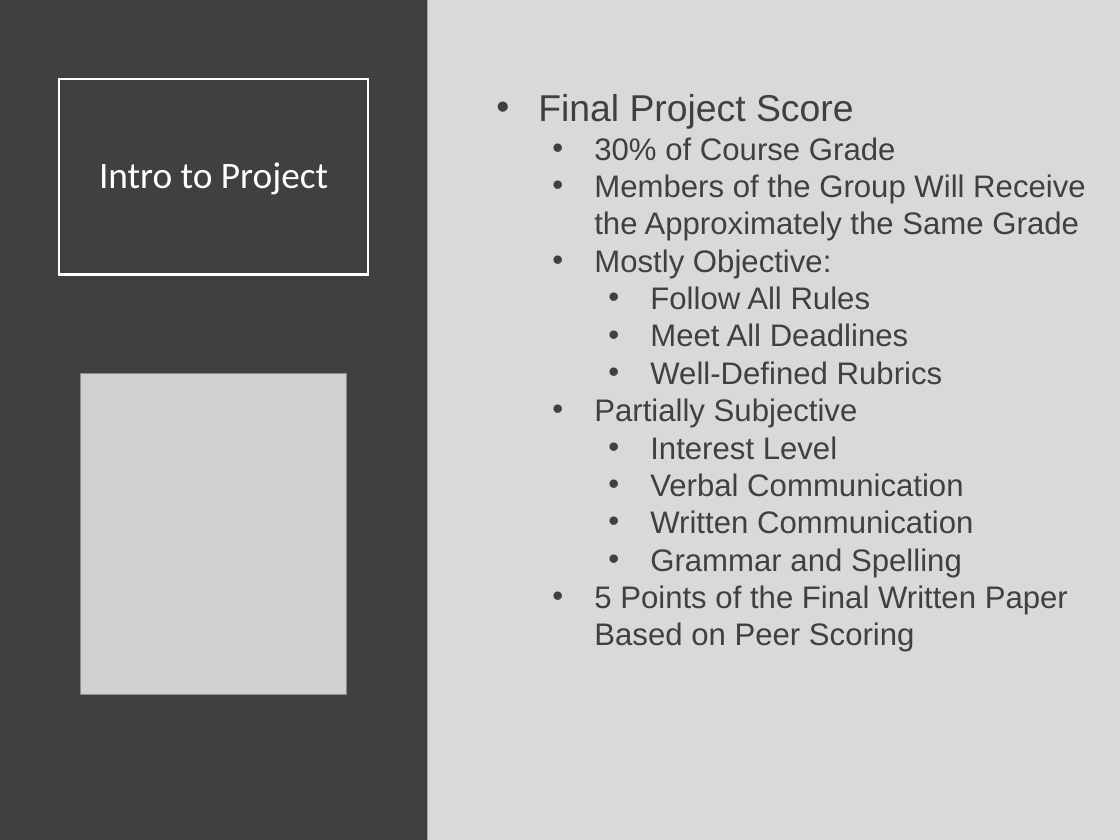
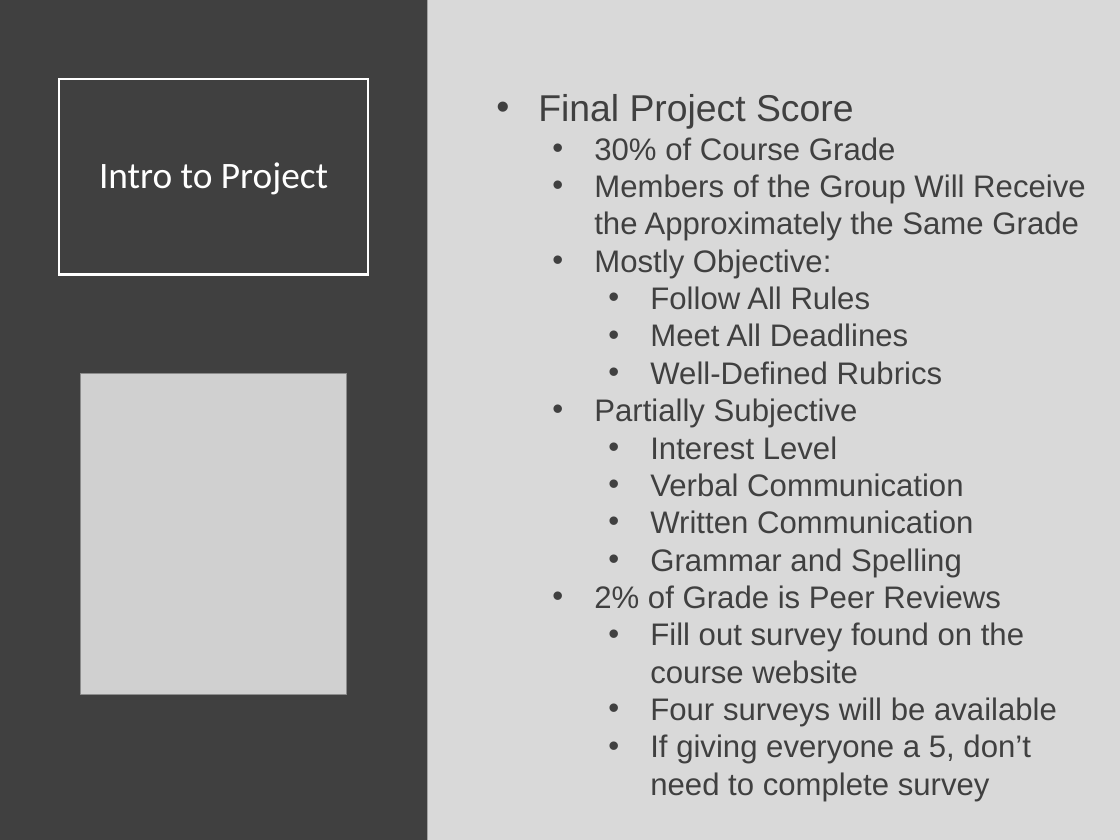
Before and after one commit to SuperMarioGiacomazzo/STOR320_WEBSITE, a slide deck: slide 4 of Lecture/Final Project 1/Final_Project_1_Lecture.pptx. Drawn at 1120x840 pixels with LibreOffice and Linux fonts; fonts in the diff are those of the drawing; grey boxes stand for pictures. Boxes give left, top, right and bottom in pixels: in the first picture for what was removed or moved away, otherwise in the second. Text is boxed around its words. In the diff, an @@ line names an element or a change of style, - is before the commit and + after.

```diff
--- a/Lecture/Final Project 1/Final_Project_1_Lecture.pptx
+++ b/Lecture/Final Project 1/Final_Project_1_Lecture.pptx
@@ text at bbox=[594, 585, 1057, 801]: text changed @@
-  • 5 Points of the Final Written Paper Based on Peer Scoring
+  • 2% of Grade is Peer Reviews
+    • Fill out survey found on the course website
+    • Four surveys will be available
+    • If giving everyone a 5, don’t need to complete survey
```
Also in this commit, not shown: 3 other slides changed, 4 other files.
